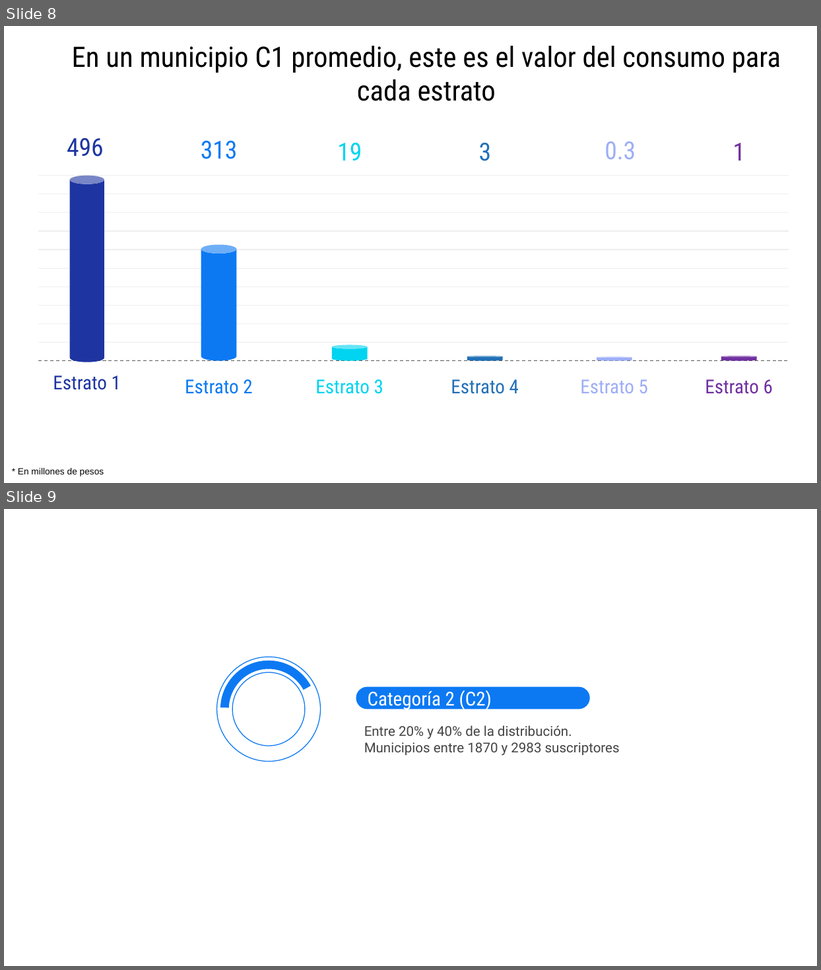
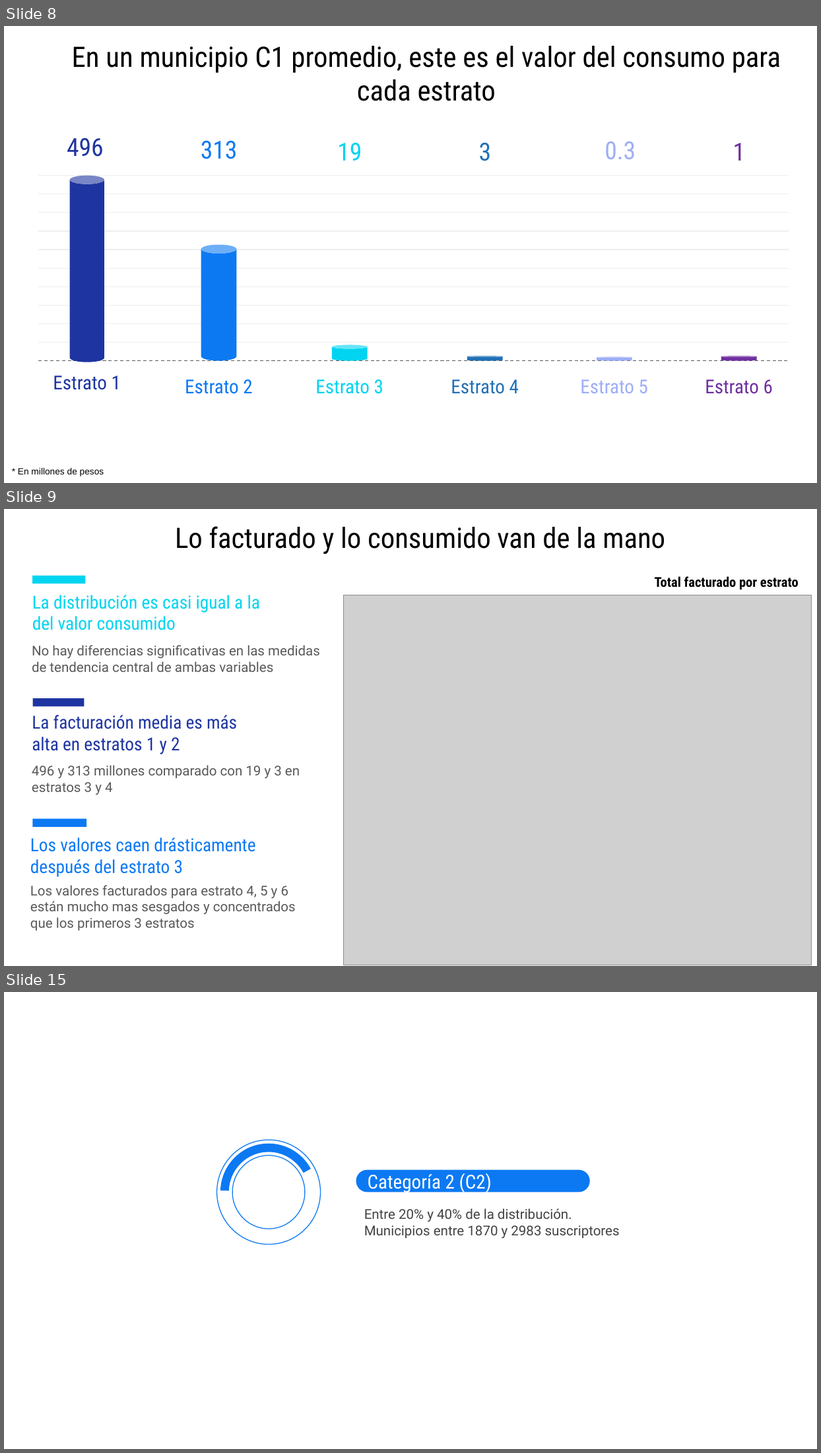
Before and after one commit to jtabordaj/research_eslatina, a slide deck: reporte_estadistico/presentacion/presentacionCategorias/presentation.pptx. Shown one above the other, each under a label of ours: slides 8 and 9 before the commit, slides 8, 9 and 15 after it; the slides between them are not shown. The pictures are 821x970 and 821x1453 pixels, drawn with LibreOffice and Linux fonts; fonts in the diff are those of the drawing; grey boxes stand for pictures. Boxes give left, top, right and bottom in pixels: in the first picture for what was removed or moved away, otherwise in the second. Text is boxed around its words. In the diff, an @@ line names an element or a change of style, - is before the commit and + after.

```diff
--- a/reporte_estadistico/presentacion/presentacionCategorias/presentation.pptx
+++ b/reporte_estadistico/presentacion/presentacionCategorias/presentation.pptx
@@ slide 9 added at bbox=[4, 509, 817, 966], background #FFFFFF @@
@@ title added at bbox=[175, 526, 665, 554], 25 pt, text #000000 @@
+Lo facturado y lo consumido van de la mano
@@ rectangle added at bbox=[32, 576, 85, 584], fill #00D4F0 @@
@@ text added at bbox=[655, 576, 799, 590], 12 pt, text #000000, bold @@
+Total facturado por estrato
@@ text added at bbox=[32, 595, 260, 630], 16 pt, text #00D4F0 @@
+La distribución es casi igual a la del valor consumido
@@ picture added at bbox=[343, 595, 811, 965] @@
@@ text added at bbox=[32, 645, 320, 672], 12 pt, text #595959 @@
+No hay diferencias significativas en las medidas de tendencia central de ambas variables
@@ rectangle added at bbox=[32, 698, 84, 706], fill #1E35A1 @@
@@ text added at bbox=[32, 715, 237, 755], 16 pt, text #1E35A1 @@
+La facturación media es más alta en estratos 1 y 2
@@ text added at bbox=[32, 765, 300, 795], 12 pt, text #595959 @@
+496 y 313 millones comparado con 19 y 3 en estratos 3 y 4
@@ rectangle added at bbox=[32, 819, 86, 827], fill #0C79F3 @@
@@ text added at bbox=[30, 838, 255, 877], 16 pt, text #0C79F3 @@
+Los valores caen drásticamente después del estrato 3
@@ text added at bbox=[30, 885, 296, 931], 12 pt, text #595959 @@
+Los valores facturados para estrato 4, 5 y 6 están mucho mas sesgados y concentrados que los primeros 3 estratos
@@ what was slide 9 is now slide 15 @@
```
Also in this commit, not shown: 3 slides changed, 18 other slides added, 41 other files.
